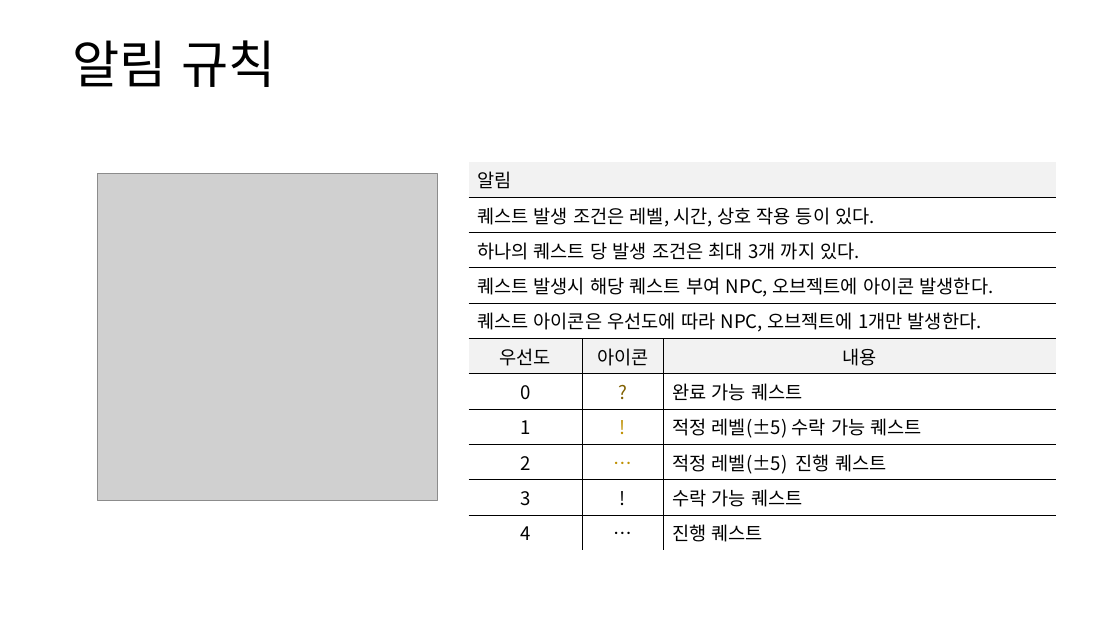
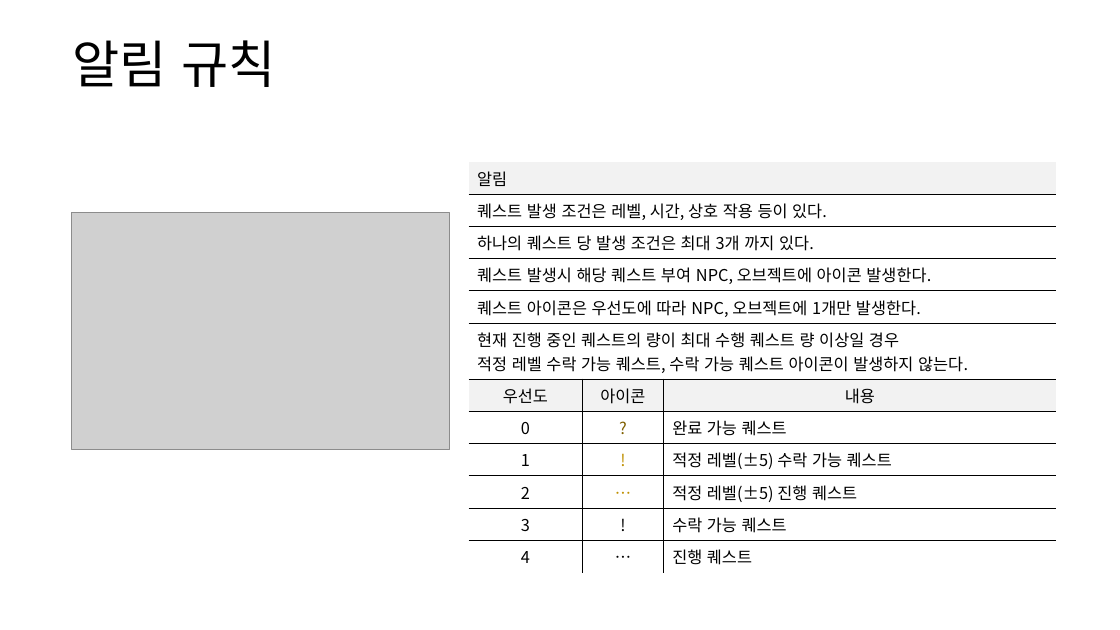
Before and after one commit to yjk0401/unityenginebasic_9th, a slide deck: slide 7 of 기획/방랑엽사전/퀘스트 시스템 기획서.pptx. Drawn at 1120x630 pixels with LibreOffice and Linux fonts; fonts in the diff are those of the drawing; grey boxes stand for pictures. Boxes give left, top, right and bottom in pixels: in the first picture for what was removed or moved away, otherwise in the second. Text is boxed around its words. In the diff, an @@ line names an element or a change of style, - is before the commit and + after.

```diff
--- a/기획/방랑엽사전/퀘스트 시스템 기획서.pptx
+++ b/기획/방랑엽사전/퀘스트 시스템 기획서.pptx
@@ table at (469,162,1056,569) @@
+row 6: 현재 진행 중인 퀘스트의 량이 최대 수행 퀘스트 량 이상일 경우 / 적정 레벨 수락 가능 퀘스트, 수락 가능 퀘스트 아이콘이 발생하지 않는다. |  | 
@@ picture: place and size @@
-picture at (97,174,437,501)
+picture at (72,213,450,450)
```
Also in this commit, not shown: 4 other slides changed, 3 slides removed, 6 other files.
